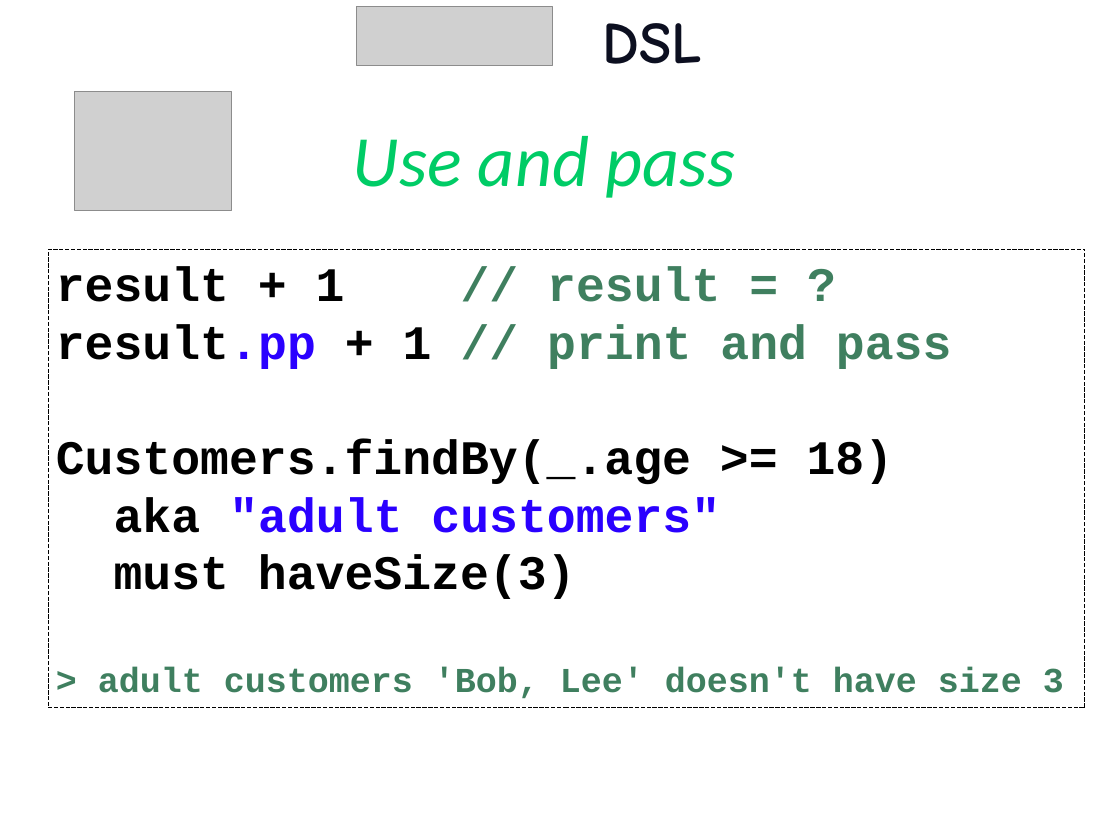
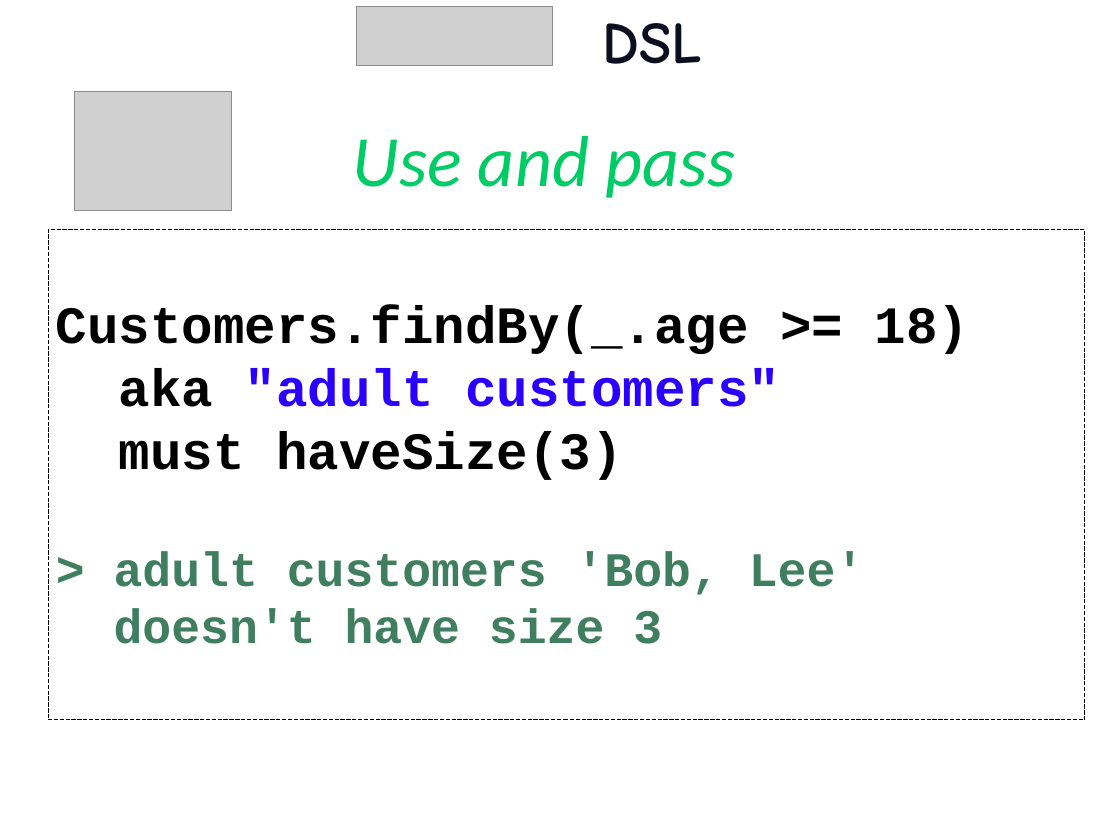
Before and after one commit to etorreborre/oscon-2010, a slide deck: slide 41 of src/main/resources/oscon_2010_specs.pptx (slide 35 before the commit). Drawn at 1120x840 pixels with LibreOffice and Linux fonts; fonts in the diff are those of the drawing; grey boxes stand for pictures; background and template pictures are left out. Boxes give left, top, right and bottom in pixels: in the first picture for what was removed or moved away, otherwise in the second. Text is boxed around its words. In the diff, an @@ line names an element or a change of style, - is before the commit and + after.

```diff
--- a/src/main/resources/oscon_2010_specs.pptx
+++ b/src/main/resources/oscon_2010_specs.pptx
@@ rectangle "Customers.findBy(_.age >= 18)": place and size @@
-rectangle "Customers.findBy(_.age >= 18)" at bbox=[48, 250, 1085, 708]
+rectangle "Customers.findBy(_.age >= 18)" at bbox=[48, 230, 1085, 721]
@@ text in rectangle at bbox=[56, 266, 951, 369]: paragraphs removed @@
-result + 1 // result = ?
-result.pp + 1 // print and pass
@@ text in rectangle at bbox=[56, 305, 969, 480]: size 44 to 48 pt in "Customers.findBy(_.age >= 18)", "aka "adult customers"", "must haveSize(3)" @@
@@ text in rectangle at bbox=[114, 551, 864, 644]: text changed; size 32 to 44 pt @@
-> adult customers 'Bob, Lee' doesn't have size 3
+> adult customers 'Bob, Lee'
+doesn't have size 3
```
Also in this commit, not shown: 20 other slides changed, 11 slides added.
